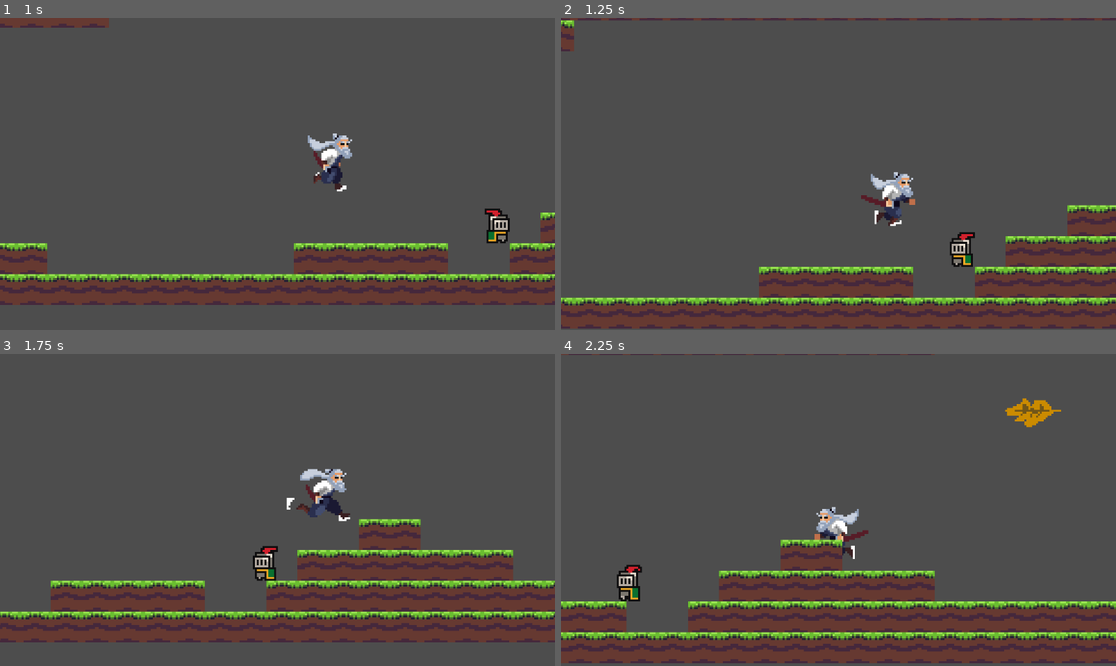
Above: before the commit, frames 1-4 (two rows, left to right).
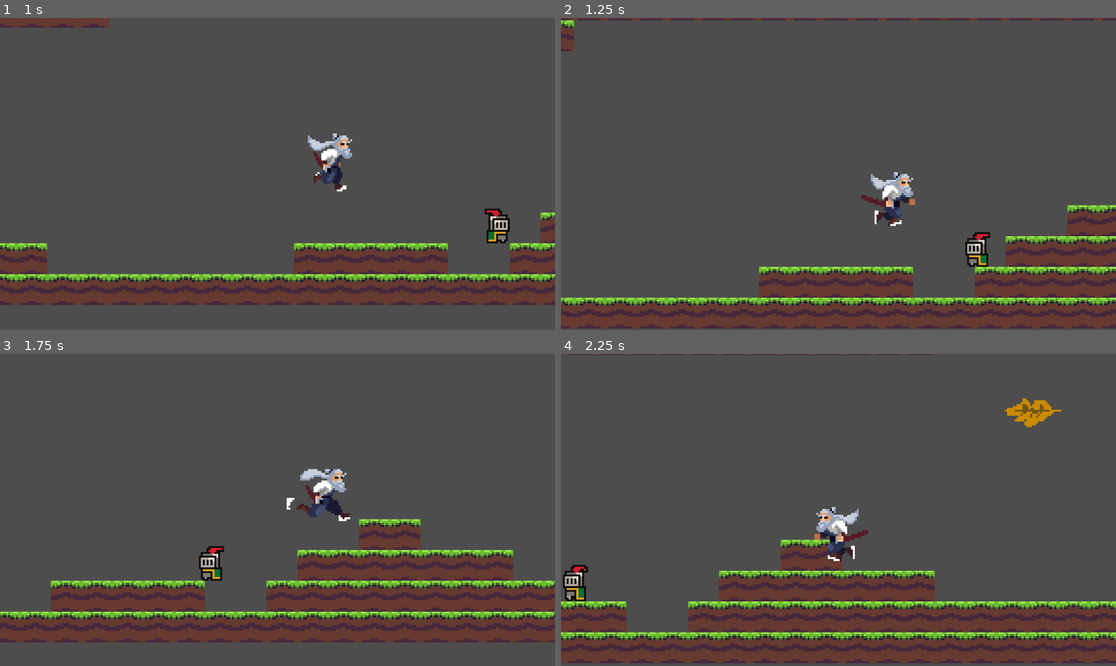
Above: after the commit, the same moments.

Repository: carterhshshs2/LEVEL-2-PROJECT-FIGHT-BENDERS-FINAL
Game: Godot game, scene res://game.tscn
Same seed, same stepped clock (60 frames per second), same inputs: the game is played once before the commit and once after it.
Inputs:
- Up to frame 1 (1 s): tap Enter at 0.5 s; hold D (move_right) from 0.53 s (still down); hold F (attack) from 0.53 s (still down); tap Space (jump) at 0.77 s
- Up to frame 2 (1.25 s): keep holding D (move_right); keep holding F (attack)
- Up to frame 3 (1.75 s): keep holding D (move_right); release F (attack) at 1.28 s; tap F (attack) at 1.35 s; tap Space (jump) at 1.52 s
- Up to frame 4 (2.25 s): release D (move_right) at 2.03 s; hold A (move_left) from 2.03 s (still down); hold F (attack) from 2.03 s (still down)

Frame 1 is identical in both runs. In frame 2, 0.7% of the frame differs, in the area x 70-78%, y 68-80%; in frame 3, 0.8%; in frame 4, 1.0%, in the area x 0-51%, y 59-80%.

Commit message:
Best version of parrying

Diff:
--- a/SAMURAIADAPTED/GrassDirtGenericTileSet.tres
+++ b/SAMURAIADAPTED/GrassDirtGenericTileSet.tres
@@ -100,7 +100,7 @@
 16:4/0/physics_layer_0/polygon_0/points = PackedVector2Array(-8, -8, 8, -8, 8, 8, -8, 8)
 
 [resource]
-physics_layer_0/collision_layer = 1
+physics_layer_0/collision_layer = 7
 terrain_set_0/mode = 0
 terrain_set_0/terrain_0/name = "Terrain 0"
 terrain_set_0/terrain_0/color = Color(0.5, 0.34375, 0.25, 1)
--- a/enemy.tscn
+++ b/enemy.tscn
@@ -58,7 +58,9 @@
 shape = SubResource("CircleShape2D_e1ltt")
 
 [node name="RayCastRight" type="RayCast2D" parent="."]
-target_position = Vector2(15, 0)
+target_position = Vector2(11, 0)
+collision_mask = 4
 
 [node name="RayCastLeft" type="RayCast2D" parent="."]
-target_position = Vector2(-15, 0)
+target_position = Vector2(-11, 0)
+collision_mask = 4
--- a/player.tscn
+++ b/player.tscn
@@ -348,6 +348,7 @@
 size = Vector2(9, 31)
 
 [node name="Player" type="CharacterBody2D"]
+z_index = 5
 collision_mask = 3
 script = ExtResource("1_onrkg")
 
